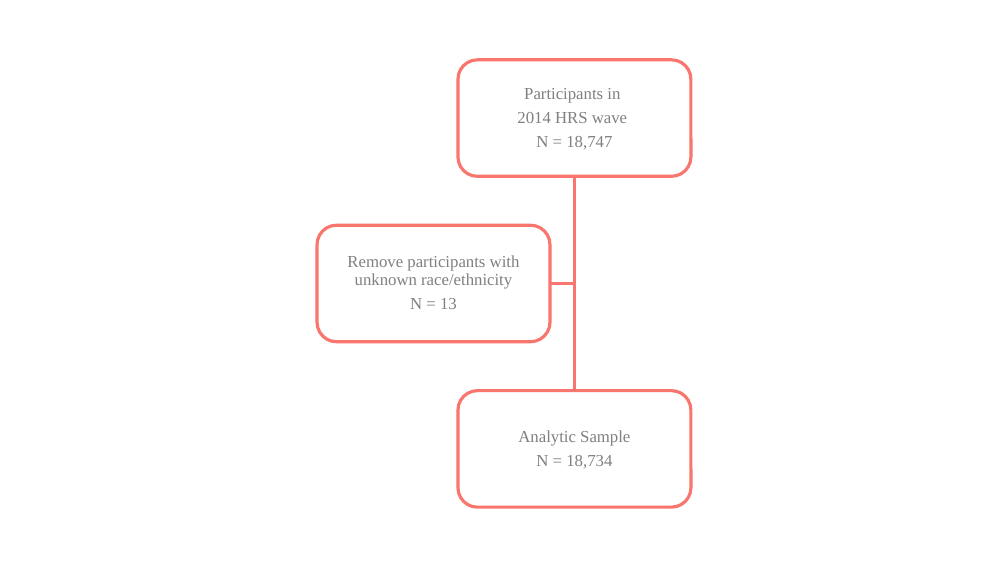
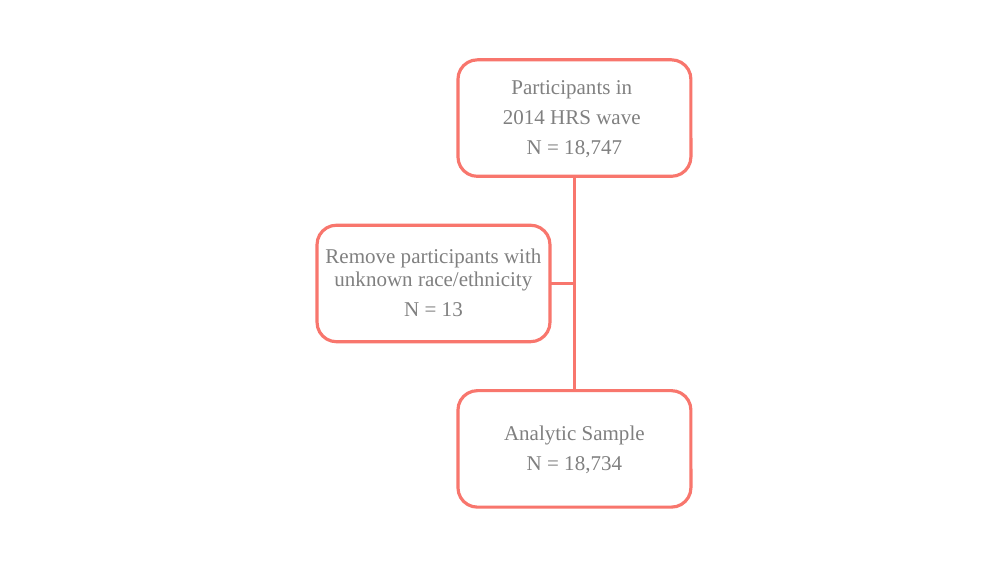
Before and after one commit to Mayeda-Research-Group/exposure-trajectories, a slide deck: slide 1 of Figures/diagrams.pptx. Drawn at 1008x567 pixels with LibreOffice and Linux fonts; fonts in the diff are those of the drawing. Boxes give left, top, right and bottom in pixels: in the first picture for what was removed or moved away, otherwise in the second. Text is boxed around its words. In the diff, an @@ line names an element or a change of style, - is before the commit and + after.

```diff
--- a/Figures/diagrams.pptx
+++ b/Figures/diagrams.pptx
@@ size 16 to 20 pt; more space between paragraphs in 3 elements at box(503, 80, 640, 157), box(504, 425, 645, 473), box(325, 248, 541, 316) @@
```
Also in this commit, not shown: 1 other file.
